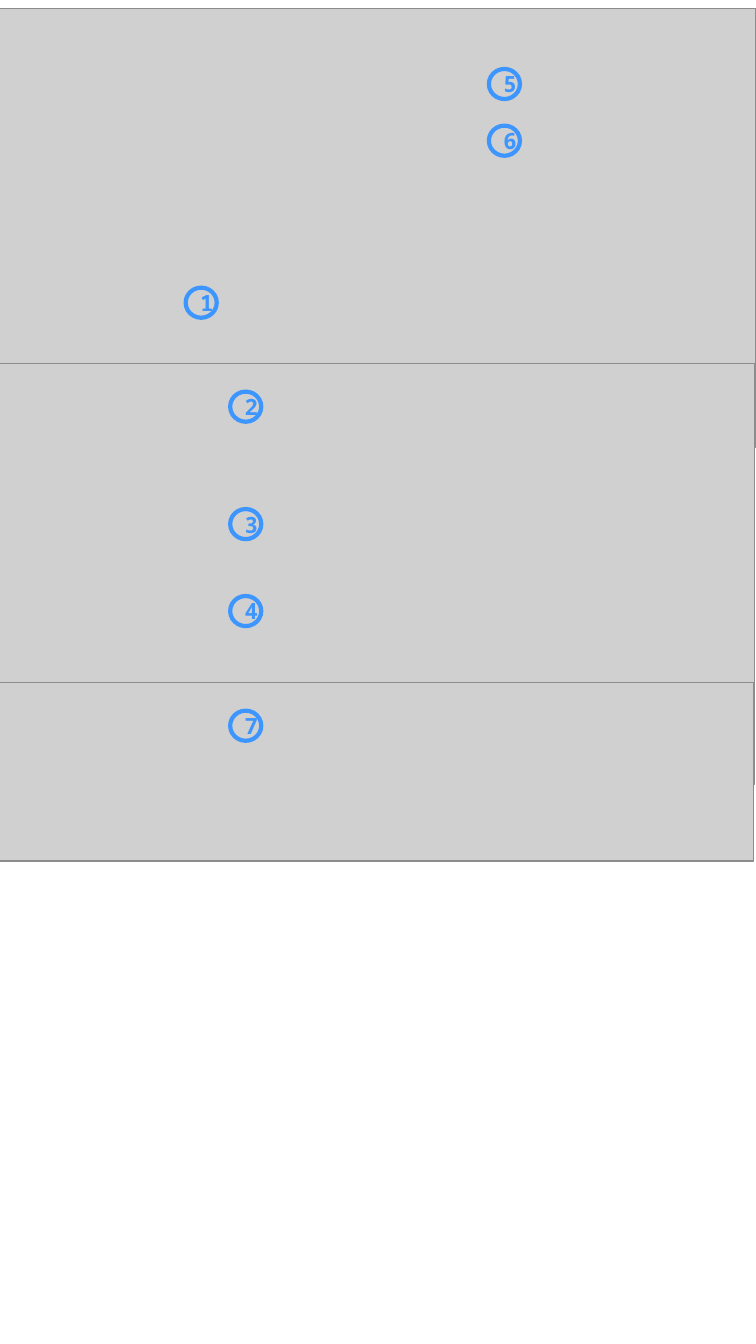
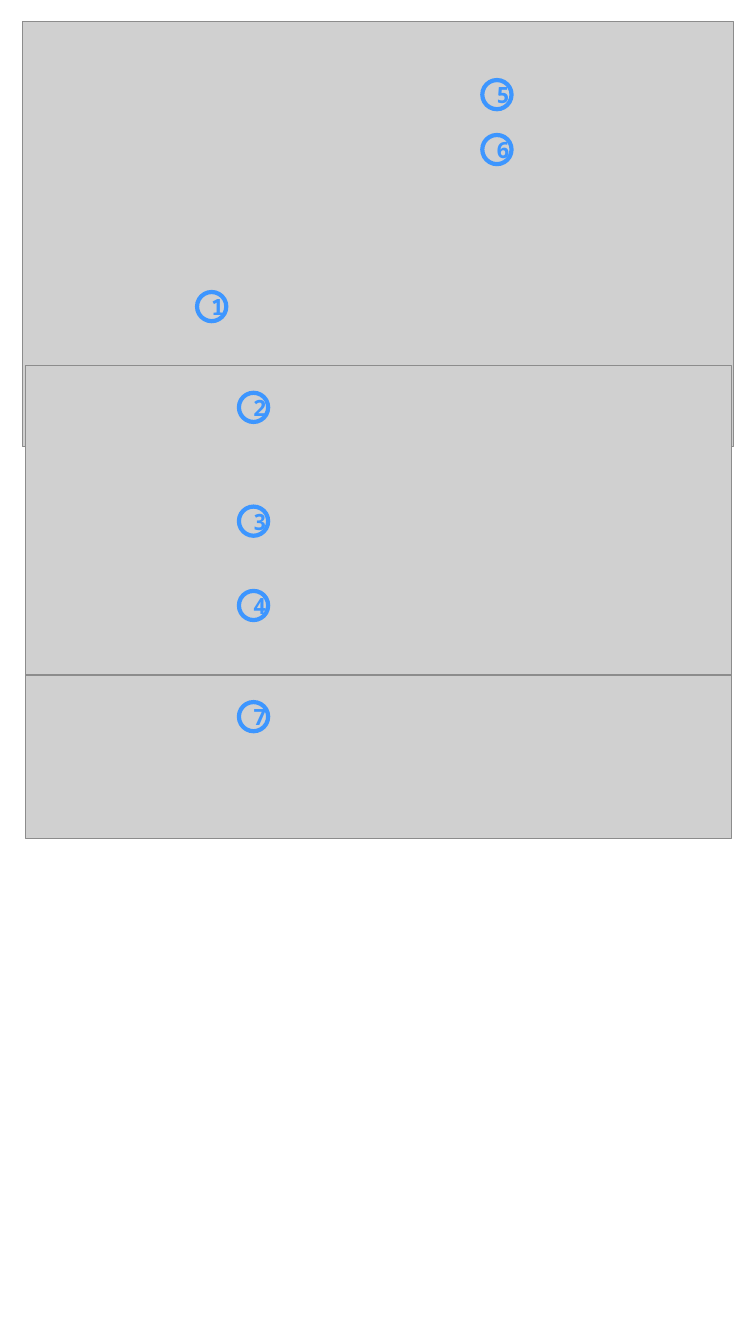
Before and after one commit to Fraunhofer-ITMP/alister, a slide deck: slide 5 of www/tut/2023 05 03 Tutorial.pptx (slide 3 before the commit). Drawn at 756x1344 pixels with LibreOffice and Linux fonts; fonts in the diff are those of the drawing; grey boxes stand for pictures. Boxes give left, top, right and bottom in pixels: in the first picture for what was removed or moved away, otherwise in the second. Text is boxed around its words. In the diff, an @@ line names an element or a change of style, - is before the commit and + after.

```diff
--- a/www/tut/2023 05 03 Tutorial.pptx
+++ b/www/tut/2023 05 03 Tutorial.pptx
@@ picture: place and size @@
-picture at <box>0,8,756,447</box>
+picture at <box>22,21,734,447</box>
@@ ellipse "5": place and size @@
-ellipse "5" at <box>489,69,520,99</box>
+ellipse "5" at <box>482,80,511,109</box>
@@ ellipse "6": place and size @@
-ellipse "6" at <box>489,126,520,156</box>
+ellipse "6" at <box>482,135,511,164</box>
@@ ellipse "1": place and size @@
-ellipse "1" at <box>185,287,217,318</box>
+ellipse "1" at <box>197,292,226,322</box>
@@ picture: place and size @@
-picture at <box>0,364,754,785</box>
+picture at <box>26,366,732,774</box>
@@ ellipse "2": place and size @@
-ellipse "2" at <box>230,392,261,422</box>
+ellipse "2" at <box>239,393,268,422</box>
@@ ellipse "3": place and size @@
-ellipse "3" at <box>230,509,261,539</box>
+ellipse "3" at <box>239,507,268,536</box>
@@ ellipse "4": place and size @@
-ellipse "4" at <box>230,596,261,626</box>
+ellipse "4" at <box>239,591,268,620</box>
@@ picture: place and size @@
-picture at <box>0,682,753,861</box>
+picture at <box>25,675,731,839</box>
@@ ellipse "7": place and size @@
-ellipse "7" at <box>230,711,261,741</box>
+ellipse "7" at <box>239,702,268,731</box>
```
Also in this commit, not shown: 3 other slides changed, 5 slides added, 5 other files.
